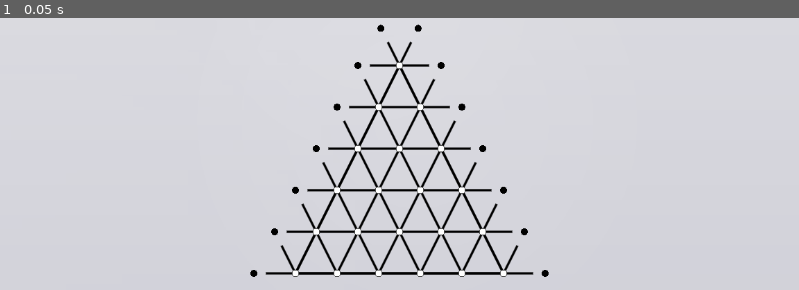
Above: before the commit, frame 1.
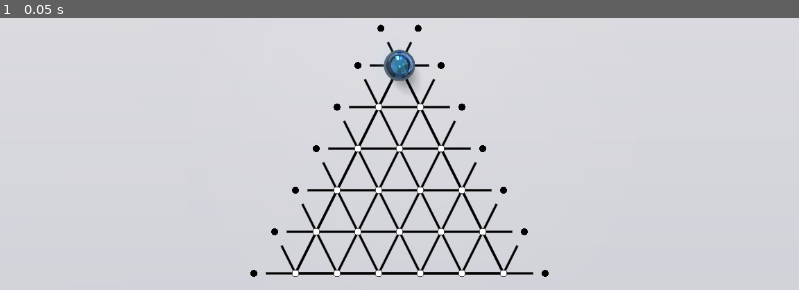
Above: after the commit, the same moment.

Repository: pegesund/trivium
Game: Godot game, scene res://root.tscn
Two runs of this game, one before a commit and one after it. Both use one fixed random seed, a clock stepped at 60 frames per second and the inputs below.
Inputs:
- Up to frame 1 (0.05 s): no input

The runs differ from the first frame. In frame 1, 0.4% of the frame differs, in the area x 47-53%, y 11-27%.

Commit message:
first marble

Diff:
--- /dev/null
+++ b/marbles.gd
@@ -0,0 +1,63 @@
+extends Node2D
+
+# This script will handle the creation and management of marble sprites
+
+# Scale factor for the marble (reduce this to make the marble smaller)
+var marble_scale = 0.15  # 15% of original size
+
+func _ready():
+	# Get the viewport size to center the marble
+	var viewport_size = get_viewport_rect().size
+	var center_position = viewport_size / 2
+
+	# Create a blue marble at the center of the screen
+	create_marble("blue", center_position)
+
+# Function to create a marble with multiple layers at a specific position
+func create_marble(marble_color, position):
+	# Create the main container node for this marble
+	var marble_container = Node2D.new()
+	marble_container.position = position
+	marble_container.name = marble_color.capitalize() + "Marble"
+	add_child(marble_container)
+
+	# Add the shadow layer (bottom layer)
+	var shadow_layer = Sprite2D.new()
+	shadow_layer.texture = load("res://assets/sprites/marbles/" + marble_color + "/shadow.png")
+	shadow_layer.scale = Vector2(marble_scale, marble_scale)  # Scale down
+	marble_container.add_child(shadow_layer)
+
+	# Add the sphere layer (main marble)
+	var sphere_layer = Sprite2D.new()
+	sphere_layer.texture = load("res://assets/sprites/marbles/" + marble_color + "/sphere.png")
+	sphere_layer.scale = Vector2(marble_scale, marble_scale)  # Scale down
+	marble_container.add_child(sphere_layer)
+
+	# Add the glow layer
+	var glow_layer = Sprite2D.new()
+	glow_layer.texture = load("res://assets/sprites/marbles/" + marble_color + "/glow.png")
+	glow_layer.scale = Vector2(marble_scale, marble_scale)  # Scale down
+	marble_container.add_child(glow_layer)
+
+	# Add the 90 degree reflection layer (top layer)
+	var reflection_layer = Sprite2D.new()
+	reflection_layer.texture = load("res://assets/sprites/marbles/" + marble_color + "/90.png")
+	reflection_layer.scale = Vector2(marble_scale, marble_scale)  # Scale down
+	marble_container.add_child(reflection_layer)
+
+	return marble_container
+
+# Function to add a marble at a specific grid position
+func add_marble_at_grid_position(marble_color, grid_x, grid_y):
+	# Get the Background node to access its grid
+	var background = get_node("../Background")
+
+	# Check if we can get grid points from the background
+	if background and background.has_method("get_grid_point_position"):
+		# Get the world position from the grid coordinates
+		var world_position = background.get_grid_point_position(grid_x, grid_y)
+		return create_marble(marble_color, world_position)
+	else:
+		# Fallback if the background doesn't have the method
+		var world_position = Vector2(grid_x * 50, grid_y * 50)  # Example conversion
+		return create_marble(marble_color, world_position)
--- a/root.tscn
+++ b/root.tscn
@@ -1,8 +1,12 @@
-[gd_scene load_steps=2 format=3 uid="uid://d1j1xu8of2xfb"]
+[gd_scene load_steps=3 format=3 uid="uid://d1j1xu8of2xfb"]
 
 [ext_resource type="Script" uid="uid://cs024ya4xherq" path="res://background.gd" id="1_pq8q7"]
+[ext_resource type="Script" uid="uid://bpfkjb82dr1vo" path="res://marbles.gd" id="2_vu8yl"]
 
 [node name="Root" type="Node2D"]
 
 [node name="Background" type="Node2D" parent="."]
 script = ExtResource("1_pq8q7")
+
+[node name="Marbles" type="Node2D" parent="."]
+script = ExtResource("2_vu8yl")
Binary file added: assets/sprites/marbles/blue/90.png
Not shown, added: assets/sprites/marbles/blue/90.png.import
Binary file added: assets/sprites/marbles/blue/glow.png
Not shown, added: assets/sprites/marbles/blue/glow.png.import
Not shown, added: assets/sprites/marbles/blue/middle.png.import
Binary file added: assets/sprites/marbles/blue/shadow.png
Not shown, added: assets/sprites/marbles/blue/shadow.png.import
Binary file added: assets/sprites/marbles/blue/sphere.png
Not shown, added: assets/sprites/marbles/blue/sphere.png.import
Not shown, added: marbles.gd.uid
